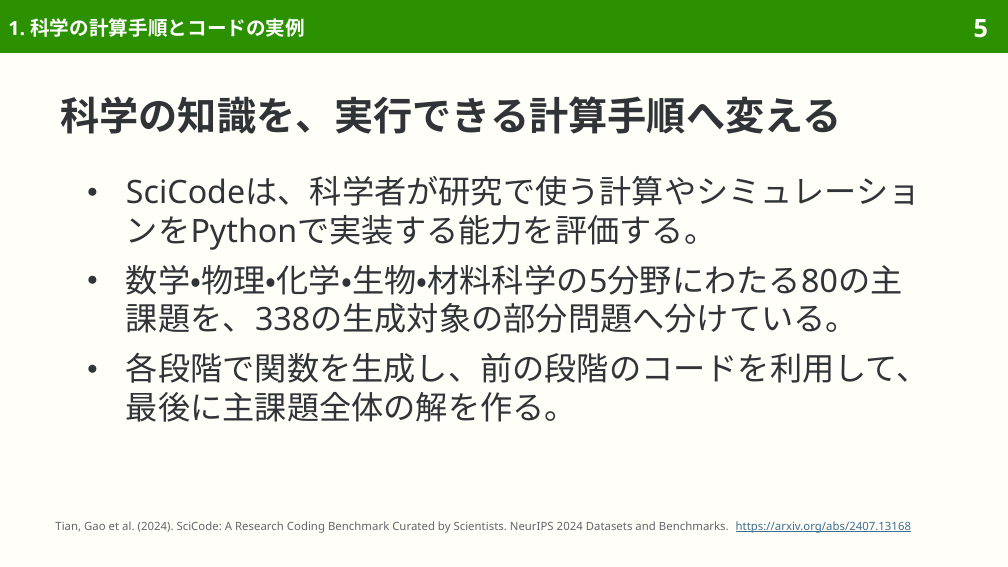
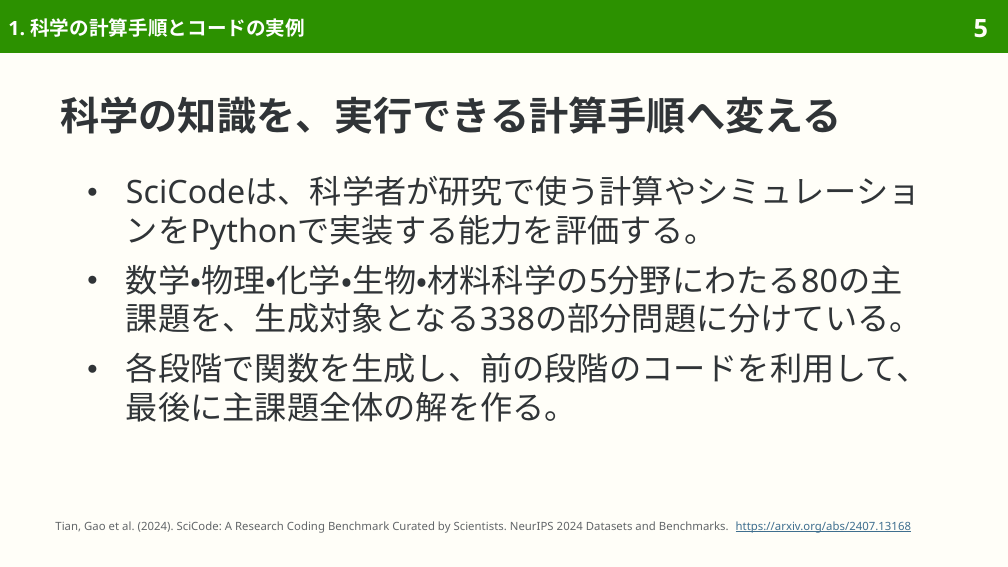
Before and after one commit to sasakiy84/datasets-in-10-minutes, a slide deck: slide 5 of slides/datasets-in-10-minutes-scicode.pptx. Drawn at 1008x567 pixels with LibreOffice and Linux fonts; fonts in the diff are those of the drawing. Boxes give left, top, right and bottom in pixels: in the first picture for what was removed or moved away, otherwise in the second. Text is boxed around its words. In the diff, an @@ line names an element or a change of style, - is before the commit and + after.

```diff
--- a/slides/datasets-in-10-minutes-scicode.pptx
+++ b/slides/datasets-in-10-minutes-scicode.pptx
@@ text at (126,265,922,333): text changed @@
-● 数学・物理・化学・生物・材料科学の5分野にわたる80の主課題を、338の生成対象の部分問題へ分けている。
+● 数学・物理・化学・生物・材料科学の5分野にわたる80の主課題を、生成対象となる338の部分問題に分けている。
```
Also in this commit, not shown: 10 other slides changed, 7 other files.
